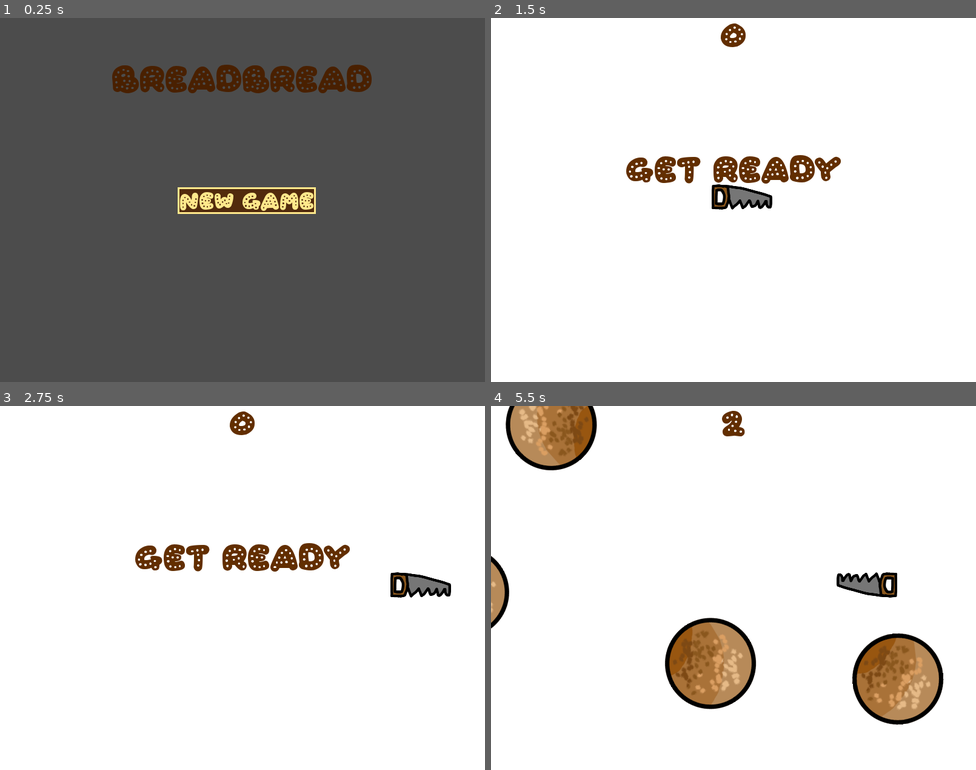
Above: before the commit, frames 1-4 (two rows, left to right).
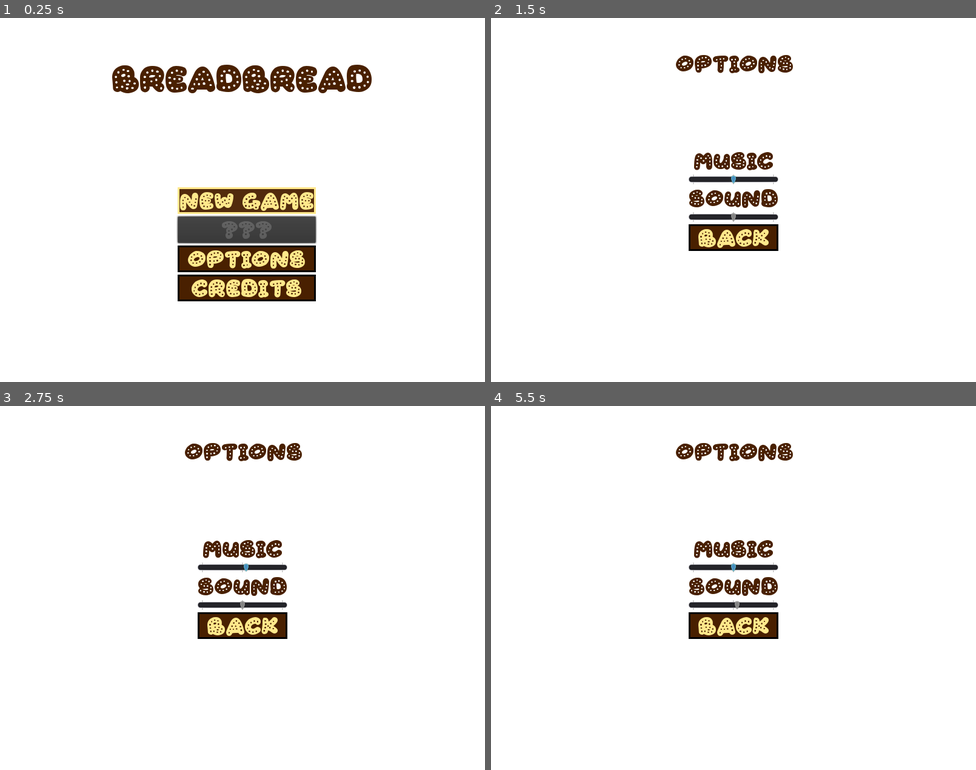
Above: after the commit, the same moments.

Repository: Inschato/BreadBread
Game: Godot game, scene res://Main.tscn
The game is run twice, just before and just after one commit, with the same random seed, the same clock (stepped at 60 frames per second) and the same inputs.
Inputs (mouse positions are in pixels of both pictures, inside the frame that each line leads up to):
- Up to frame 1 (0.25 s): no input
- Up to frame 2 (1.5 s): click (738, 258) at 0.5 s, where only the run after the commit has a clickable "Options"; click (738, 200) at 1.25 s, where only the run before the commit has a clickable "New Game"
- Up to frame 3 (2.75 s): tap Enter (start_game) at 2, 2.1 s; hold Right (move_right) from 2.03 s (still down)
- Up to frame 4 (5.5 s): release Right (move_right) at 2.78 s; hold Down (move_down) 2.78-3.53 s; tap Enter (start_game) every 0.75 s from 2.85 to 5.1 s; hold Right (move_right) 3.53-4.28 s; hold Up (move_up) 4.28-5.03 s; hold Left (move_left) from 5.03 s (still down)

The runs differ from the first frame. In frame 1, 93% of the frame differs, in the area x 0-100%, y 0-100%; in frame 2, 6.0%; in frame 3, 6.4%; in frame 4, 15%.

Commit message:
Use ConfigFile because that seems less complicated

Diff:
--- a/Main.gd
+++ b/Main.gd
@@ -1,29 +1,59 @@
 extends Node
 
 var dodge_bread = preload("res://levels/level1/DodgeBread.tscn").instance()
+var settings_path = "user://settings.cfg"
 
+var settings_data = {}
+var settings = ConfigFile.new()
 
-# Declare member variables here. Examples:
-# var a = 2
-# var b = "text"
+func load_settings():
+	var err = settings.load(settings_path)
+	settings_data["music_volume"] =  float(settings.get_value("preferences", "music", 0.5))
+	settings_data["sound_volume"] =  float(settings.get_value("preferences", "sound", 0.5))
 
+	var idx = AudioServer.get_bus_index("Music")
+	var x = AudioServer.get_bus_volume_db(idx)
+
+	AudioServer.set_bus_volume_db(AudioServer.get_bus_index("Music"), linear2db(settings_data["music_volume"]))
+	AudioServer.set_bus_volume_db(AudioServer.get_bus_index("Sound"), linear2db(settings_data["sound_volume"]))
+
+func save_settings():
+	settings.set_value("preferences", "music", settings_data["music_volume"])
+	settings.set_value("preferences", "sound", settings_data["sound_volume"])
+	settings.save(settings_path)
 
 # Called when the node enters the scene tree for the first time.
 func _ready():
-	$MainMenu/GridContainer/NewGameButton.grab_focus()
-	pass # Replace with function body.
+	$OptionsMenu.hide()
+	load_settings()
+	open()
 
-
-# Called every frame. 'delta' is the elapsed time since the previous frame.
-#func _process(delta):
-#	pass
-
+func open():
+	$MainMenu.show()
+	$MainMenu/MainMenuGrid/NewGameButton.grab_focus()
 
 func _on_TestTimer_timeout():
 	add_child(dodge_bread)
-
 
 func _on_NewGameButton_pressed():
 	$MainMenu.hide()
 	add_child(dodge_bread)
 	dodge_bread.new_game()
+
+func _on_OptionsButton_pressed():
+	$MainMenu.hide()
+	$OptionsMenu.open(settings_data["music_volume"], settings_data["sound_volume"])
+
+func _on_OptionsMenu_options_back():
+	open()
+	save_settings()
+	$MainMenu/MainMenuGrid/OptionsButton.grab_focus()
+
+
+func _on_OptionsMenu_music_volume_changed(value):
+	settings_data["music_volume"] = value
+	AudioServer.set_bus_volume_db(AudioServer.get_bus_index("Music"), linear2db(settings_data["music_volume"]))
+
+func _on_OptionsMenu_sound_volume_changed(value):
+	settings_data["sound_volume"] = value
+	AudioServer.set_bus_volume_db(AudioServer.get_bus_index("Sound"), linear2db(settings_data["sound_volume"]))
--- a/Main.tscn
+++ b/Main.tscn
@@ -1,7 +1,8 @@
-[gd_scene load_steps=4 format=2]
+[gd_scene load_steps=5 format=2]
 
 [ext_resource path="res://fonts/Gingerbread-ExEW.ttf" type="DynamicFontData" id=1]
 [ext_resource path="res://Main.gd" type="Script" id=2]
+[ext_resource path="res://ui/Options.tscn" type="PackedScene" id=3]
 
 [sub_resource type="DynamicFont" id=1]
 size = 48
@@ -11,6 +12,10 @@
 script = ExtResource( 2 )
 
 [node name="MainMenu" type="CanvasLayer" parent="."]
+
+[node name="ColorRect" type="ColorRect" parent="MainMenu"]
+anchor_right = 1.0
+anchor_bottom = 1.0
 
 [node name="Title" type="Label" parent="MainMenu"]
 anchor_left = 0.5
@@ -22,7 +27,7 @@
 custom_fonts/font = SubResource( 1 )
 text = "BreadBread"
 
-[node name="GridContainer" type="GridContainer" parent="MainMenu"]
+[node name="MainMenuGrid" type="GridContainer" parent="MainMenu"]
 anchor_left = 0.5
 anchor_top = 0.5
 anchor_right = 0.5
@@ -32,9 +37,39 @@
 margin_right = 107.0
 margin_bottom = 21.0
 
-[node name="NewGameButton" type="Button" parent="MainMenu/GridContainer"]
+[node name="NewGameButton" type="Button" parent="MainMenu/MainMenuGrid"]
 margin_right = 228.0
 margin_bottom = 44.0
 text = "New Game"
 
-[connection signal="pressed" from="MainMenu/GridContainer/NewGameButton" to="." method="_on_NewGameButton_pressed"]
+[node name="LevelSelectButton" type="Button" parent="MainMenu/MainMenuGrid"]
+margin_top = 48.0
+margin_right = 228.0
+margin_bottom = 92.0
+disabled = true
+text = "???"
+
+[node name="OptionsButton" type="Button" parent="MainMenu/MainMenuGrid"]
+margin_top = 96.0
+margin_right = 228.0
+margin_bottom = 140.0
+text = "Options"
+
+[node name="CreditsButton" type="Button" parent="MainMenu/MainMenuGrid"]
+margin_top = 144.0
+margin_right = 228.0
+margin_bottom = 188.0
+text = "Credits"
+
+[node name="LevelSplashGrid" type="GridContainer" parent="MainMenu"]
+margin_right = 40.0
+margin_bottom = 40.0
+
+[node name="OptionsMenu" parent="." instance=ExtResource( 3 )]
+visible = false
+
+[connection signal="pressed" from="MainMenu/MainMenuGrid/NewGameButton" to="." method="_on_NewGameButton_pressed"]
+[connection signal="pressed" from="MainMenu/MainMenuGrid/OptionsButton" to="." method="_on_OptionsButton_pressed"]
+[connection signal="music_volume_changed" from="OptionsMenu" to="." method="_on_OptionsMenu_music_volume_changed"]
+[connection signal="options_back" from="OptionsMenu" to="." method="_on_OptionsMenu_options_back"]
+[connection signal="sound_volume_changed" from="OptionsMenu" to="." method="_on_OptionsMenu_sound_volume_changed"]
--- /dev/null
+++ b/default_bus_layout.tres
@@ -0,0 +1,15 @@
+[gd_resource type="AudioBusLayout" format=2]
+
+[resource]
+bus/1/name = "Sound"
+bus/1/solo = false
+bus/1/mute = false
+bus/1/bypass_fx = false
+bus/1/volume_db = 0.0
+bus/1/send = "Master"
+bus/2/name = "Music"
+bus/2/solo = false
+bus/2/mute = false
+bus/2/bypass_fx = false
+bus/2/volume_db = 0.0
+bus/2/send = "Master"
--- a/levels/level1/DodgeBread.tscn
+++ b/levels/level1/DodgeBread.tscn
@@ -43,9 +43,11 @@
 
 [node name="Music" type="AudioStreamPlayer" parent="."]
 stream = ExtResource( 3 )
+bus = "Music"
 
 [node name="DeathSound" type="AudioStreamPlayer" parent="."]
 stream = ExtResource( 2 )
+bus = "Sound"
 
 [connection signal="hit" from="Player" to="." method="game_over"]
 [connection signal="timeout" from="MobTimer" to="." method="_on_MobTimer_timeout"]
--- /dev/null
+++ b/ui/Options.gd
@@ -0,0 +1,35 @@
+extends CanvasLayer
+
+signal options_back
+signal music_volume_changed
+signal sound_volume_changed
+# Declare member variables here. Examples:
+# var a = 2
+# var b = "text"
+
+
+# Called when the node enters the scene tree for the first time.
+func _ready():
+	$CanvasLayer.hide()
+	pass # Replace with function body.
+
+func open(music_volume, sound_volume):
+	$CanvasLayer/VBoxContainer/MusicSlider.value = music_volume
+	$CanvasLayer/VBoxContainer/SoundSlider.value = sound_volume
+	$CanvasLayer.show()
+	$CanvasLayer/VBoxContainer/MusicSlider.grab_focus()
+
+# Called every frame. 'delta' is the elapsed time since the previous frame.
+#func _process(delta):
+#	pass
+
+
+func _on_BackButton_pressed():
+	$CanvasLayer.hide()
+	emit_signal("options_back")
+
+func _on_MusicSlider_value_changed(value):
+	emit_signal("music_volume_changed", value)
+
+func _on_SoundSlider_value_changed(value):
+	emit_signal("sound_volume_changed", value)
--- /dev/null
+++ b/ui/Options.tscn
@@ -0,0 +1,79 @@
+[gd_scene load_steps=2 format=2]
+
+[ext_resource path="res://ui/Options.gd" type="Script" id=1]
+
+[node name="OptionsMenu" type="CanvasLayer"]
+script = ExtResource( 1 )
+
+[node name="CanvasLayer" type="CanvasLayer" parent="."]
+
+[node name="ColorRect" type="ColorRect" parent="CanvasLayer"]
+anchor_right = 1.0
+anchor_bottom = 1.0
+
+[node name="Label" type="Label" parent="CanvasLayer"]
+anchor_left = 0.5
+anchor_right = 0.5
+margin_left = -96.0
+margin_top = 56.0
+margin_right = 99.0
+margin_bottom = 94.0
+text = "Options"
+align = 1
+
+[node name="VBoxContainer" type="VBoxContainer" parent="CanvasLayer"]
+anchor_left = 0.5
+anchor_top = 0.5
+anchor_right = 0.5
+anchor_bottom = 0.5
+margin_left = -74.0
+margin_top = -84.0
+margin_right = 74.0
+margin_bottom = 84.0
+size_flags_horizontal = 2
+__meta__ = {
+"_edit_group_": true
+}
+
+[node name="MusicLabel" type="Label" parent="CanvasLayer/VBoxContainer"]
+margin_right = 148.0
+margin_bottom = 38.0
+text = "music"
+align = 1
+
+[node name="MusicSlider" type="HSlider" parent="CanvasLayer/VBoxContainer"]
+margin_top = 42.0
+margin_right = 148.0
+margin_bottom = 58.0
+max_value = 1.0
+step = 0.05
+value = 0.5
+tick_count = 3
+ticks_on_borders = true
+
+[node name="SoundLabel" type="Label" parent="CanvasLayer/VBoxContainer"]
+margin_top = 62.0
+margin_right = 148.0
+margin_bottom = 100.0
+text = "Sound"
+align = 1
+
+[node name="SoundSlider" type="HSlider" parent="CanvasLayer/VBoxContainer"]
+margin_top = 104.0
+margin_right = 148.0
+margin_bottom = 120.0
+max_value = 1.0
+step = 0.05
+value = 0.5
+tick_count = 3
+ticks_on_borders = true
+
+[node name="BackButton" type="Button" parent="CanvasLayer/VBoxContainer"]
+margin_top = 124.0
+margin_right = 148.0
+margin_bottom = 168.0
+text = "Back"
+
+[connection signal="value_changed" from="CanvasLayer/VBoxContainer/MusicSlider" to="." method="_on_MusicSlider_value_changed"]
+[connection signal="value_changed" from="CanvasLayer/VBoxContainer/SoundSlider" to="." method="_on_SoundSlider_value_changed"]
+[connection signal="pressed" from="CanvasLayer/VBoxContainer/BackButton" to="." method="_on_BackButton_pressed"]
Not shown, added: export_presets.cfg
